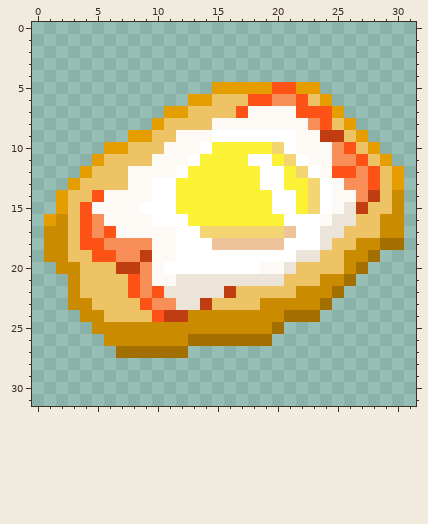
Two versions of one pixel-art sprite, Classes/Relics/Assets/Relic_Breakfast.png. Above: the version before the commit.
The file is 32x32 pixels.
The result:
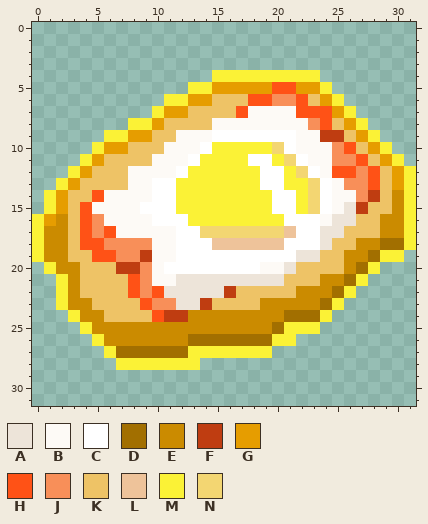
Palette (. is transparent): A #ede4d9  B #fdfaf6  C #ffffff  D #a26f00  E #cb8b00  F #bf3d11  G #e69d00  H #ff5216  J #f88f59  K #eec366  L #eec39a  M #fbf236  N #f3d672
Commit: Added rarity outlines for relics
The exact change:
{"y":4,"x":15,"old":".........","new":"MMMMMMMMM"}
{"y":5,"x":13,"old":"..","new":"MM"}
{"y":5,"x":24,"old":".","new":"M"}
{"y":6,"x":11,"old":"..","new":"MM"}
{"y":6,"x":25,"old":".","new":"M"}
{"y":7,"x":10,"old":".","new":"M"}
{"y":7,"x":26,"old":".","new":"M"}
{"y":8,"x":8,"old":"..","new":"MM"}
{"y":8,"x":27,"old":".","new":"M"}
{"y":9,"x":6,"old":"..","new":"MM"}
{"y":9,"x":28,"old":".","new":"M"}
{"y":10,"x":5,"old":".","new":"M"}
{"y":10,"x":29,"old":".","new":"M"}
{"y":11,"x":4,"old":".","new":"M"}
{"y":11,"x":30,"old":".","new":"M"}
{"y":12,"x":3,"old":".","new":"M"}
{"y":12,"x":31,"old":".","new":"M"}
{"y":13,"x":2,"old":".","new":"M"}
{"y":13,"x":31,"old":".","new":"M"}
{"y":14,"x":1,"old":".","new":"M"}
{"y":14,"x":31,"old":".","new":"M"}
{"y":15,"x":1,"old":".","new":"M"}
{"y":15,"x":31,"old":".","new":"M"}
{"y":16,"x":0,"old":".","new":"M"}
{"y":16,"x":31,"old":".","new":"M"}
{"y":17,"x":0,"old":".","new":"M"}
{"y":17,"x":31,"old":".","new":"M"}
{"y":18,"x":0,"old":".","new":"M"}
{"y":18,"x":31,"old":".","new":"M"}
{"y":19,"x":0,"old":".","new":"M"}
{"y":19,"x":29,"old":"..","new":"MM"}
{"y":20,"x":1,"old":".","new":"M"}
{"y":20,"x":28,"old":".","new":"M"}
{"y":21,"x":2,"old":".","new":"M"}
{"y":21,"x":27,"old":".","new":"M"}
{"y":22,"x":2,"old":".","new":"M"}
{"y":22,"x":26,"old":".","new":"M"}
{"y":23,"x":2,"old":".","new":"M"}
{"y":23,"x":25,"old":".","new":"M"}
{"y":24,"x":3,"old":".","new":"M"}
{"y":24,"x":24,"old":".","new":"M"}
{"y":25,"x":4,"old":".","new":"M"}
{"y":25,"x":21,"old":"...","new":"MMM"}
{"y":26,"x":5,"old":".","new":"M"}
{"y":26,"x":20,"old":"..","new":"MM"}
{"y":27,"x":6,"old":".","new":"M"}
{"y":27,"x":13,"old":".......","new":"MMMMMMM"}
{"y":28,"x":7,"old":".......","new":"MMMMMMM"}
